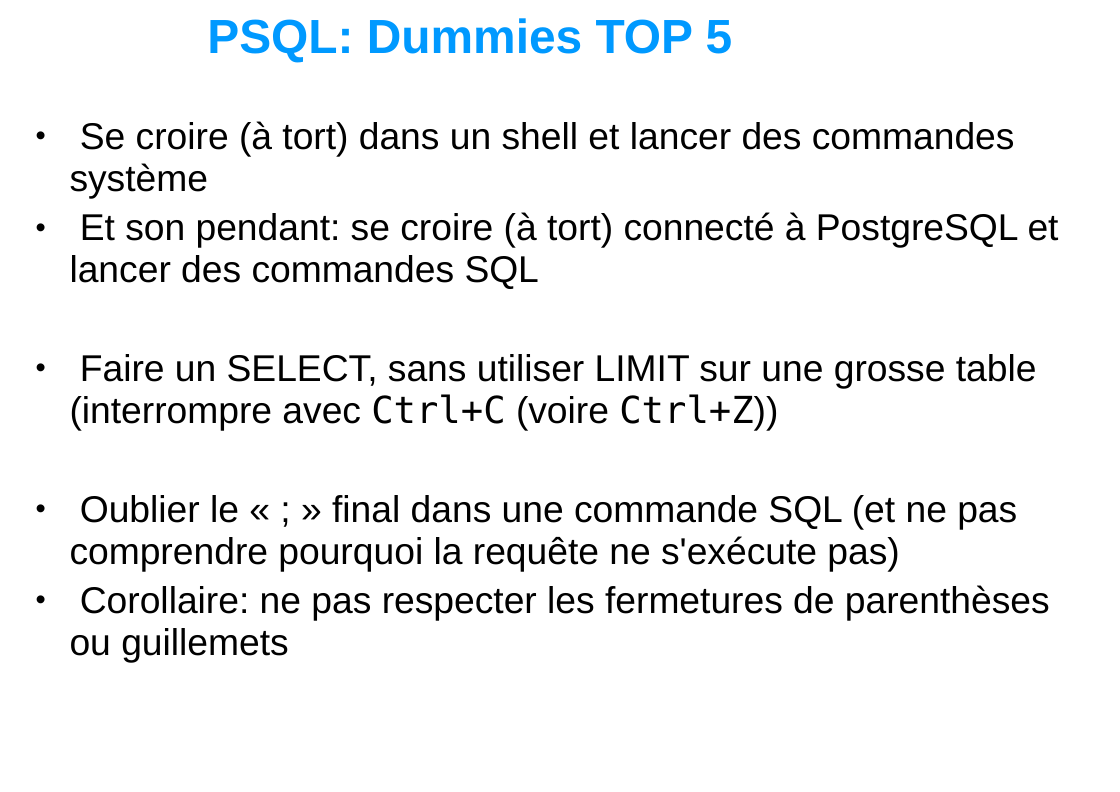
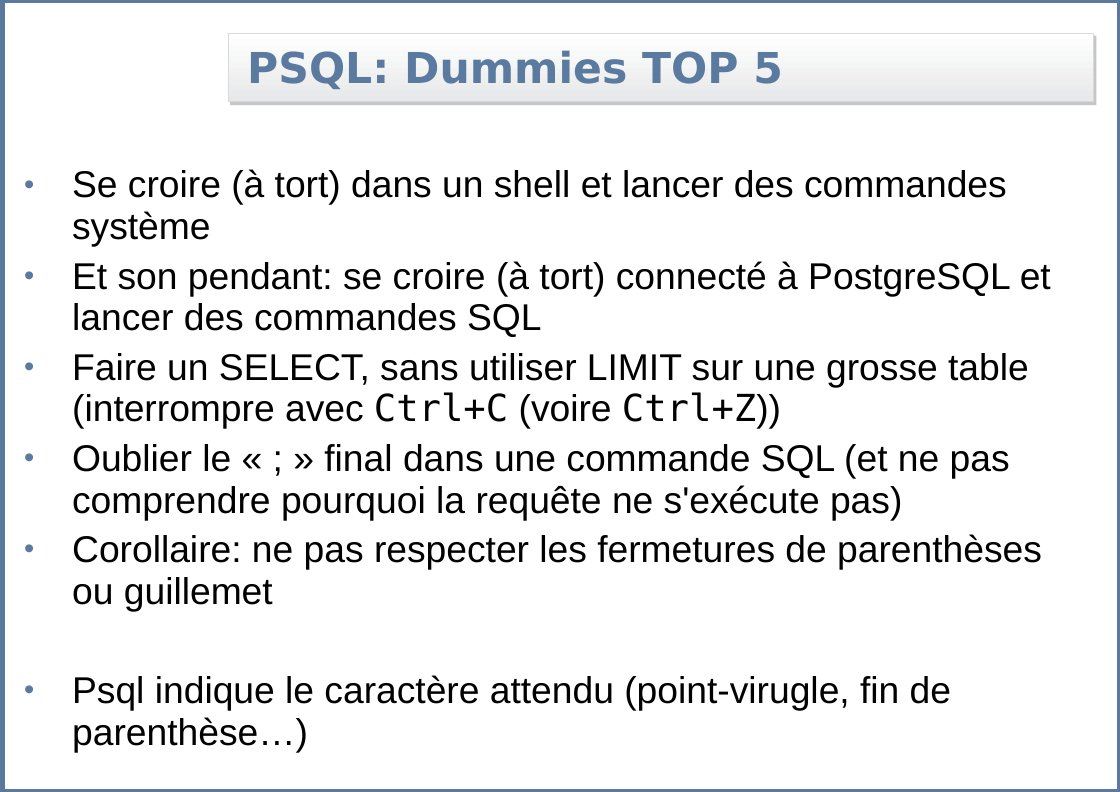
Before and after one commit to Gretti/geoadminsuite, a slide deck: slide 14 of formation/postgis/postgis/slides/05_postgres_psql.ppt. Drawn at 1120x792 pixels with LibreOffice and Linux fonts; fonts in the diff are those of the drawing; background and template pictures are left out. Boxes give left, top, right and bottom in pixels: in the first picture for what was removed or moved away, otherwise in the second. Text is boxed around its words. In the diff, an @@ line names an element or a change of style, - is before the commit and + after.

```diff
--- a/formation/postgis/postgis/slides/05_postgres_psql.ppt
+++ b/formation/postgis/postgis/slides/05_postgres_psql.ppt
@@ rectangle added at (2,0,1120,792), outline #5B799E 4.51 pt @@
@@ title "PSQL: Dummies TOP 5": place and size @@
-title "PSQL: Dummies TOP 5" at (207,18,733,62)
+title "PSQL: Dummies TOP 5" at (228,34,1093,102)
@@ title "PSQL: Dummies TOP 5" at (228,34,1093,102): size 36 to 32 pt, font Arial to DejaVu Sans, text colour #0099FF to #5B7A9F; indent changed; fill none to gradient #FFFFFF to #E7E8E9; outline none to #D9D9D9 0.74 pt; shadow on @@
@@ text "Se croire (à tort) dans ...": place and size @@
-text "Se croire (à tort) dans ..." at (70,121,1059,663)
+text "Se croire (à tort) dans ..." at (72,169,1051,752)
@@ text at (72,169,1051,520): indent changed; bullet colour #000000 to #5B7A9F @@
@@ text at (72,534,1042,752): text changed @@
-• Corollaire: ne pas respecter les fermetures de parenthèses ou guillemets
+• Corollaire: ne pas respecter les fermetures de parenthèses ou guillemet
+• Psql indique le caractère attendu (point-virugle, fin de parenthèse…)
```
Also in this commit, not shown: 13 other slides changed, 58 other files.
